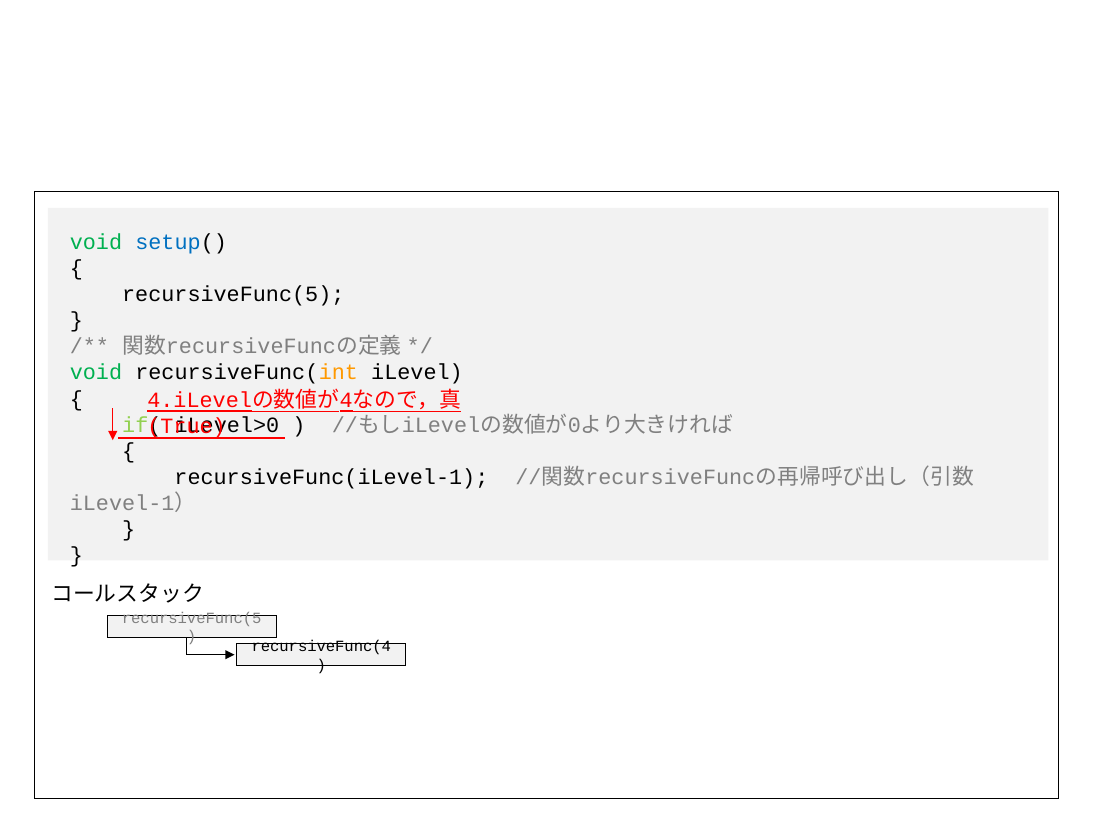
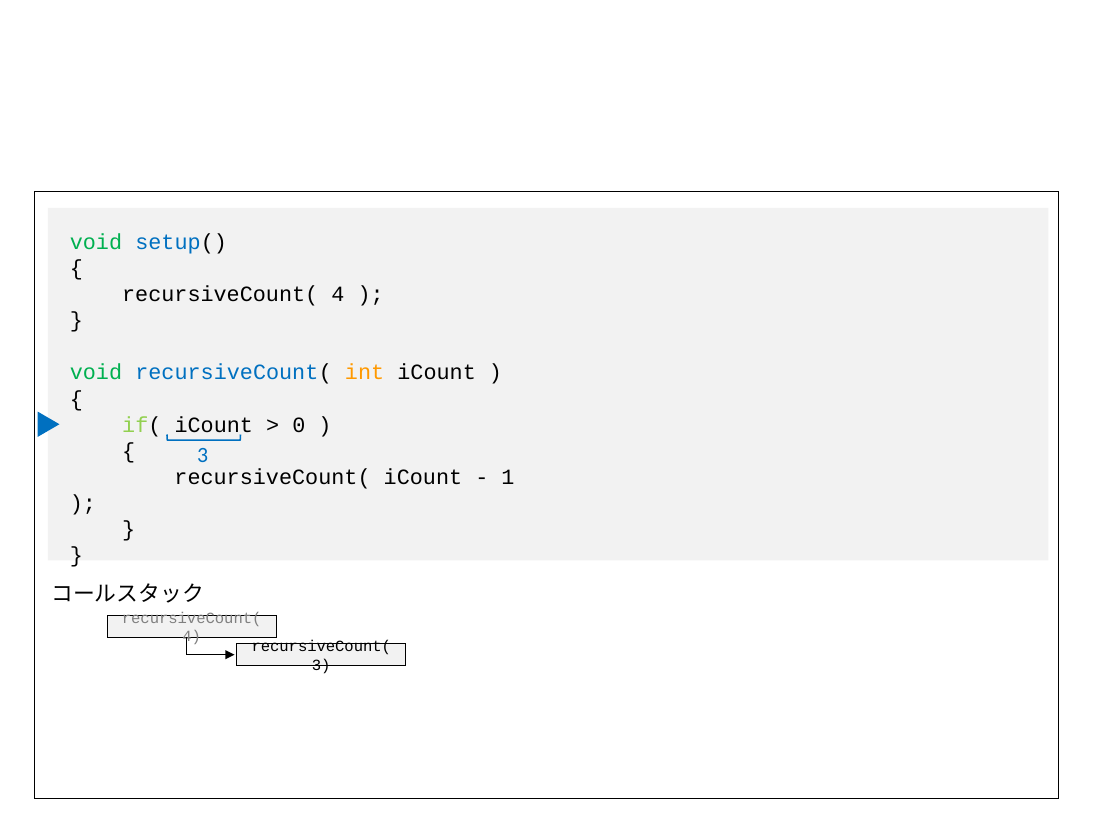
Before and after one commit to afukushimagit/afukushimagit.github.io, a slide deck: slide 8 of images/recursive/図素材.pptx (slide 4 before the commit). Drawn at 1120x840 pixels with LibreOffice and Linux fonts; fonts in the diff are those of the drawing. Boxes give left, top, right and bottom in pixels: in the first picture for what was removed or moved away, otherwise in the second. Text is boxed around its words. In the diff, an @@ line names an element or a change of style, - is before the commit and + after.

```diff
--- a/images/recursive/図素材.pptx
+++ b/images/recursive/図素材.pptx
@@ text removed at (70, 233, 973, 512) @@
-void setup()
-{
-recursiveFunc(5);
-}
-/** 関数recursiveFuncの定義 */
-void recursiveFunc(int iLevel)
-{
-if( iLevel>0 ) //もしiLevelの数値が0より大きければ
-{
-recursiveFunc(iLevel-1); //関数recursiveFuncの再帰呼び出し（引数iLevel-1）
-}
-}
@@ text added at (70, 233, 514, 489), 14 pt, text #000000 @@
+void setup()
+{
+recursiveCount( 4 );
+}
+void recursiveCount( int iCount )
+{
+if( iCount > 0 )
+{
+recursiveCount( iCount - 1 );
+}
+}
@@ triangle added at (38, 411, 59, 437), fill #0070C0 @@
@@ arrow removed from (113, 409) to (113, 440) @@
@@ text removed at (147, 392, 460, 439) @@
-4.iLevelの数値が4なので，真(True)
@@ line removed from (118, 438) to (284, 438) @@
@@ left bracket added at (166, 435, 240, 441), outline #0070C0 1 pt @@
@@ text added at (197, 448, 208, 462), 14 pt, text #0070C0 @@
+3
@@ rectangle "recursiveCount(4)": place and size @@
-rectangle "recursiveCount(4)" at (236, 644, 405, 666)
+rectangle "recursiveCount(4)" at (108, 615, 277, 637)
@@ rectangle removed at (108, 615, 277, 637) @@
-recursiveFunc(5)
@@ text in rectangle at (122, 612, 262, 647): text changed; text colour #000000 to #808080 @@
-recursiveFunc(4)
+recursiveCount(4)
@@ rectangle added at (236, 644, 405, 666), fill #F2F2F2, outline #000000 0.5 pt, 10 pt, text #000000 @@
+recursiveCount(3)
```
Also in this commit, not shown: 4 other slides changed, 14 slides added, 5 slides removed, 45 other files.
